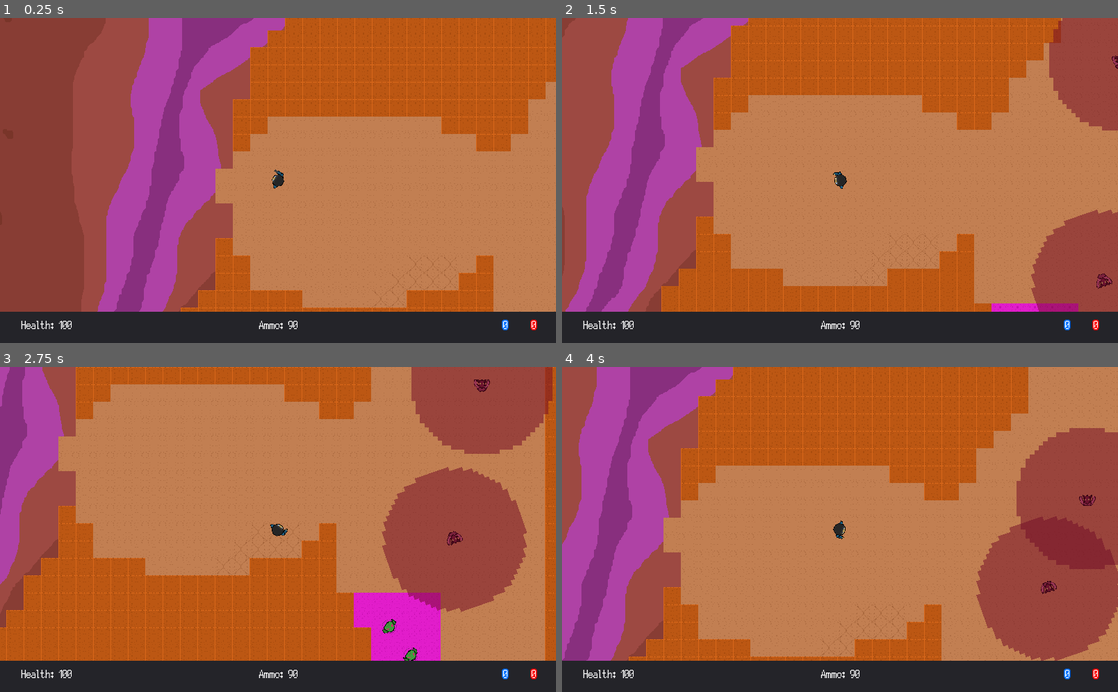
Above: before the commit, frames 1-4 (two rows, left to right).
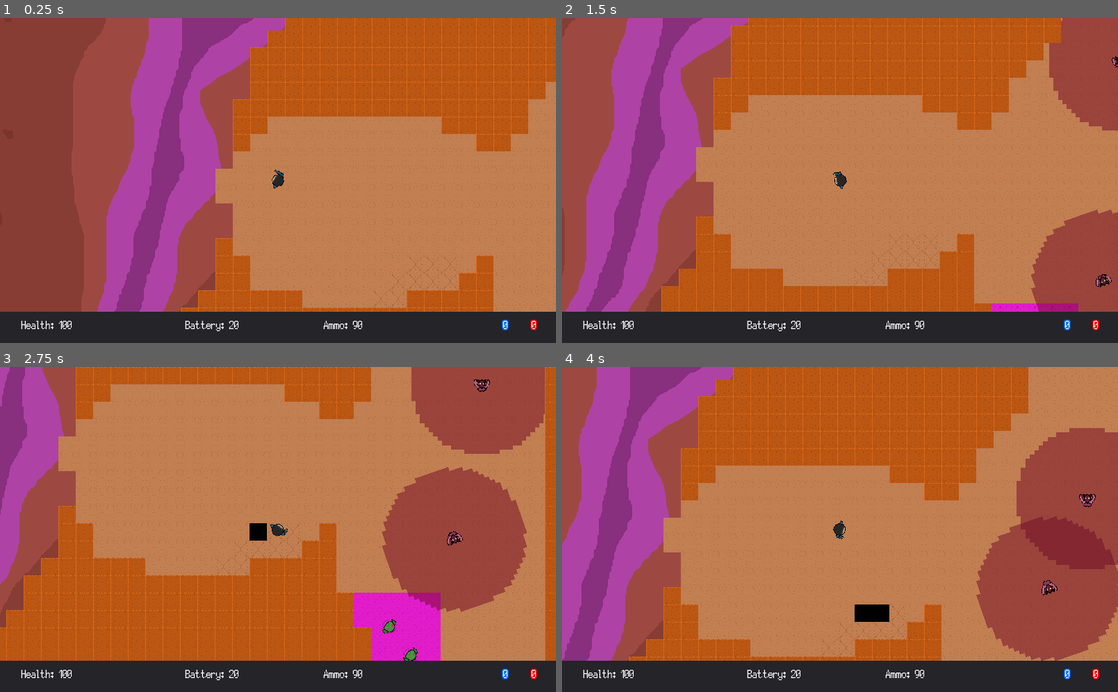
Above: after the commit, the same moments.

Repository: RanaIsHere/xenoterminated
Game: Godot game, scene res://scenes/world/stage_1.tscn
Two runs of this game, one before a commit and one after it. Both use one fixed random seed, a clock stepped at 60 frames per second and the inputs below.
Inputs (mouse positions are in pixels of both pictures, inside the frame that each line leads up to):
- Up to frame 1 (0.25 s): no input
- Up to frame 2 (1.5 s): move the mouse to (962, 164) at 0.52 s; hold D (right) 0.53-1.28 s; tap Space (observe) at 0.6 s; tap E (shoot) at 0.8, 1.35 s; move the mouse to (728, 196) at 1.27 s; hold S (down) from 1.28 s (still down)
- Up to frame 3 (2.75 s): tap Space (observe) at 1.55, 2.1 s; move the mouse to (333, 458) at 2.02 s; release S (down) at 2.03 s; hold D (right) from 2.03 s (still down); tap E (shoot) at 2.3 s
- Up to frame 4 (4 s): move the mouse to (812, 594) at 2.77 s; release D (right) at 2.78 s; hold W (up) 2.78-3.53 s; tap E (shoot) at 2.85, 3.8 s; tap Space (observe) at 3.05, 3.6 s; move the mouse to (1006, 578) at 3.52 s; hold A (left) from 3.53 s (still down)

The runs differ from the first frame. In frame 1, 0.3% of the frame differs, in the area x 33-66%, y 93-97%; in frame 2, 0.4%; in frame 3, 0.7%; in frame 4, 0.8%, in the area x 33-96%, y 39-97%.

Commit message:
Xenoterminated v0.1.2
Add:
+ Added sounds to enemies (shoot, screech)
+ Battery for research now that it requires one to observe.
+ Tile collision (water slowdown, fragile floors)

Update:
+ Changed codes to be more stable for the basic enemy target system
+ Changed the points to be more dependent on choice in the start
+ Texture change
+ Changed collision for the Onizake
+ Adjusted detection radius for Neverao

Removed:
+ Removed a bug in the targeting system

Diff:
--- a/GUI/PlayerGUI.gd
+++ b/GUI/PlayerGUI.gd
@@ -5,6 +5,7 @@
 
 func _process(delta):
 	$Panel/AmmoPoint.text = "Ammo: " + str(Globals.playerAmmo)
+	$Panel/BatteryPoint.text = "Battery: " + str(Globals.playerBattery)
 	$Panel/HealthPoint.text = "Health: " + str(int(Globals.playerHealth))
 
 	$Panel/ResearchPoint.text = str(Globals.researchPoint)
--- a/GUI/PlayerGUI.tscn
+++ b/GUI/PlayerGUI.tscn
@@ -1,8 +1,12 @@
-[gd_scene load_steps=6 format=2]
+[gd_scene load_steps=8 format=2]
 
 [ext_resource path="res://font/Silver.ttf" type="DynamicFontData" id=1]
 [ext_resource path="res://GUI/PlayerGUI.gd" type="Script" id=2]
 [ext_resource path="res://GUI/PlayerGUI_FONT_1.tres" type="DynamicFont" id=3]
+
+[sub_resource type="DynamicFont" id=4]
+size = 32
+font_data = ExtResource( 1 )
 
 [sub_resource type="DynamicFont" id=1]
 size = 32
@@ -15,6 +19,11 @@
 outline_size = 2
 outline_color = Color( 0, 0.443137, 1, 1 )
 font_data = ExtResource( 1 )
+
+[sub_resource type="Environment" id=3]
+glow_enabled = true
+glow_blend_mode = 0
+glow_bicubic_upscale = true
 
 [node name="PlayerGUI" type="Control"]
 anchor_top = 1.0
@@ -35,16 +44,33 @@
 }
 
 [node name="AmmoPoint" type="Label" parent="Panel"]
-anchor_left = 0.5
+anchor_left = 0.618
 anchor_top = 0.5
-anchor_right = 0.5
+anchor_right = 0.618
 anchor_bottom = 0.5
-margin_left = -47.5
+margin_left = -47.3796
 margin_top = -18.5
-margin_right = 47.5
+margin_right = 47.6204
 margin_bottom = 18.5
 custom_fonts/font = ExtResource( 3 )
 text = "Ammo: NULL"
+align = 1
+valign = 1
+__meta__ = {
+"_edit_use_anchors_": false
+}
+
+[node name="BatteryPoint" type="Label" parent="Panel"]
+anchor_left = 0.382
+anchor_top = 0.5
+anchor_right = 0.382
+anchor_bottom = 0.5
+margin_left = -65.8726
+margin_top = -18.5
+margin_right = 66.1274
+margin_bottom = 18.5
+custom_fonts/font = SubResource( 4 )
+text = "Battery:: NULL"
 align = 1
 valign = 1
 __meta__ = {
@@ -99,3 +125,6 @@
 __meta__ = {
 "_edit_use_anchors_": false
 }
+
+[node name="WorldEnvironment" type="WorldEnvironment" parent="."]
+environment = SubResource( 3 )
--- a/project.godot
+++ b/project.godot
@@ -22,6 +22,7 @@
 [autoload]
 
 Globals="*res://scenes/globals.gd"
+PlayerPos="*res://sprite/player/playerPos.gd"
 
 [display]
 
--- a/scenes/globals.gd
+++ b/scenes/globals.gd
@@ -2,11 +2,16 @@
 
 var playerHealth = 100
 var playerAmmo
+var playerBattery
+var playerSpeed
 
 var allowInput = true
 var researchPoint = 0
 var soldierPoint = 0
 
+var collidedBodies : Array
+
 func _process(delta):
 	if Globals.playerHealth < 0:
 		playerHealth = 0
+	#print (collidedBodies)
--- a/scenes/world/stage_1.gd
+++ b/scenes/world/stage_1.gd
@@ -7,15 +7,29 @@
 	if indexTile == -1:
 		Globals.playerHealth = 0
 
-	#print(indexTile)
+	if indexTile == 3:
+		breakTile(tileMap)
+
+	if indexTile == 4:
+		Globals.playerSpeed = 150
+	else:
+		Globals.playerSpeed = 200
+
+	print(indexTile)
+
+func breakTile(var tileMap):
+	yield(get_tree().create_timer(0.2), "timeout")
+
+	$theCliffsground.set_cellv(tileMap, -1)
 
 func _physics_process(delta):
-	if get_node("Neverao"):
-		$Neverao.look_at(get_node("Player").position)
-		$Neverao/AnimatedSprite/left.look_at(get_node("Player").position)
-		$Neverao/AnimatedSprite/right.look_at(get_node("Player").position)
+	#if  $Neverao != null:
+	#	$Neverao.look_at(get_node("Player").position)
+	#	$Neverao/AnimatedSprite/left.look_at(get_node("Player").position)
+	#	$Neverao/AnimatedSprite/right.look_at(get_node("Player").position)
 
-	if get_node("Neverao2"):
-		$Neverao2.look_at(get_node("Player").position)
-		$Neverao2/AnimatedSprite/left.look_at(get_node("Player").position)
-		$Neverao2/AnimatedSprite/right.look_at(get_node("Player").position)
+	#if $Neverao2 != null:
+	#	$Neverao2.look_at(get_node("Player").position)
+	#	$Neverao2/AnimatedSprite/left.look_at(get_node("Player").position)
+	#	$Neverao2/AnimatedSprite/right.look_at(get_node("Player").position)
+	pass
--- a/scenes/world/stage_1.tscn
+++ b/scenes/world/stage_1.tscn
@@ -10,6 +10,7 @@
 [ext_resource path="res://tiles/world/stage_1/WaterTexture.tres" type="Texture" id=8]
 [ext_resource path="res://sprite/enemy/Neverao.tscn" type="PackedScene" id=9]
 [ext_resource path="res://sprite/enemy/Onizake.tscn" type="PackedScene" id=10]
+[ext_resource path="res://tiles/world/stage_1/ground/sprite_0.png" type="Texture" id=11]
 
 [sub_resource type="NavigationPolygon" id=1]
 vertices = PoolVector2Array( 32, 32, 0, 32, 0, 0, 32, 0 )
@@ -86,6 +87,19 @@
 } ]
 0/z_index = 0
 
+[sub_resource type="Shader" id=5]
+code = "shader_type canvas_item;
+
+uniform vec4 color = vec4(0, 0, 0, 1);
+
+void fragment() {
+	COLOR = vec4(color);
+}"
+
+[sub_resource type="ShaderMaterial" id=6]
+shader = SubResource( 5 )
+shader_param/color = Plane( 0, 0, 0, 1 )
+
 [node name="stage_1" type="Node2D"]
 script = ExtResource( 7 )
 
@@ -108,7 +122,7 @@
 tile_data = PoolIntArray( -2424831, 0, 0, -2424830, 0, 0, -2424829, 0, 0, -2424828, 0, 0, -2424827, 0, 0, -2424826, 0,  …(36241 unchanged characters)…
 
 [node name="Non_GUI" type="CanvasLayer" parent="."]
-layer = -1
+layer = -2
 follow_viewport_enable = true
 
 [node name="the_cliffs_stage_1" type="Sprite" parent="Non_GUI"]
@@ -135,11 +149,13 @@
 
 [node name="Neverao" parent="." groups=[
 "enemies",
+"turret",
 ] instance=ExtResource( 9 )]
 position = Vector2( 1001.2, 691.417 )
 
 [node name="Neverao2" parent="." groups=[
 "enemies",
+"turret",
 ] instance=ExtResource( 9 )]
 position = Vector2( 961.66, 638.794 )
 
@@ -153,3 +169,10 @@
 ] instance=ExtResource( 10 )]
 position = Vector2( 1126.81, 607.865 )
 rotation = -3.47495
+
+[node name="backgroundEmpty" type="Sprite" parent="."]
+material = SubResource( 6 )
+position = Vector2( 1071.54, 748.052 )
+scale = Vector2( 38.9259, 38.9259 )
+z_index = -2
+texture = ExtResource( 11 )
--- a/sprite/enemy/Neverao.gd
+++ b/sprite/enemy/Neverao.gd
@@ -7,6 +7,11 @@
 
 var oneShot = 0
 
+var collided : Array
+
+func ready():
+	set_physics_process(false)
+
 func shoot():
 	var p_w1 = projWater.instance()
 	var p_w2 = projWater.instance()
@@ -15,6 +20,8 @@
 	p_w1.transform = $AnimatedSprite/left.global_transform
 	owner.add_child(p_w2)
 	p_w2.transform = $AnimatedSprite/right.global_transform
+
+	$AnimatedSprite/AudioStreamPlayer2D.playing = true
 
 func _process(delta):
 	oneShot = 0
@@ -28,6 +35,26 @@
 	if c_t > max_t and oneShot == 0:
 		c_t = 0.0
 		oneShot = 1
-		shoot()
+		if Globals.collidedBodies.size() > 0:
+			shoot()
 
-	print(c_t)
+	Globals.collidedBodies = collided
+
+	#print(c_t)
+
+func _physics_process(delta):
+	if Globals.collidedBodies.size() > 0:
+		look_at(Globals.collidedBodies[0].position)
+		$AnimatedSprite/left.look_at(Globals.collidedBodies[0].position)
+		$AnimatedSprite/right.look_at(Globals.collidedBodies[0].position)
+
+func _on_areaRadius_body_entered(body):
+	if body.name == "Player":
+		collided.append(body)
+		set_physics_process(true)
+
+
+func _on_areaRadius_body_exited(body):
+	if body.name == "Player":
+		collided.remove(collided.find(body))
+		set_physics_process(false)
--- a/sprite/enemy/Neverao.tscn
+++ b/sprite/enemy/Neverao.tscn
@@ -1,7 +1,8 @@
-[gd_scene load_steps=12 format=2]
+[gd_scene load_steps=14 format=2]
 
 [ext_resource path="res://sprite/enemy/Neverao.png" type="Texture" id=1]
 [ext_resource path="res://sprite/enemy/Neverao.gd" type="Script" id=2]
+[ext_resource path="res://sounds/NeveraoShoot.wav" type="AudioStream" id=3]
 
 [sub_resource type="AtlasTexture" id=1]
 atlas = ExtResource( 1 )
@@ -42,6 +43,9 @@
 [sub_resource type="CircleShape2D" id=9]
 radius = 11.4287
 
+[sub_resource type="CircleShape2D" id=10]
+radius = 512.0
+
 [node name="Neverao" type="KinematicBody2D"]
 script = ExtResource( 2 )
 
@@ -57,5 +61,16 @@
 [node name="right" type="Position2D" parent="AnimatedSprite"]
 position = Vector2( 12.4123, 6.24334 )
 
+[node name="AudioStreamPlayer2D" type="AudioStreamPlayer2D" parent="AnimatedSprite"]
+stream = ExtResource( 3 )
+volume_db = 6.0
+
 [node name="CollisionShape2D" type="CollisionShape2D" parent="."]
 shape = SubResource( 9 )
+
+[node name="areaRadius" type="Area2D" parent="."]
+
+[node name="CollisionShape2D" type="CollisionShape2D" parent="areaRadius"]
+shape = SubResource( 10 )
+[connection signal="body_entered" from="areaRadius" to="." method="_on_areaRadius_body_entered"]
+[connection signal="body_exited" from="areaRadius" to="." method="_on_areaRadius_body_exited"]
--- a/sprite/enemy/Onizake.gd
+++ b/sprite/enemy/Onizake.gd
@@ -29,7 +29,9 @@
 func _on_radius_body_entered(body):
 	if body.name == "Player":
 		set_process(true)
+		$radius/AudioStreamPlayer2D.playing = true
 
 func _on_radius_body_exited(body):
 	if body.name == "Player":
 		set_process(false)
+		$radius/AudioStreamPlayer2D.playing = false
--- a/sprite/enemy/Onizake.tscn
+++ b/sprite/enemy/Onizake.tscn
@@ -1,8 +1,9 @@
-[gd_scene load_steps=11 format=2]
+[gd_scene load_steps=12 format=2]
 
 [ext_resource path="res://sprite/enemy/onizake.png" type="Texture" id=1]
 [ext_resource path="res://sprite/enemy/Onizake.gd" type="Script" id=2]
 [ext_resource path="res://sprite/enemy/shape.png" type="Texture" id=3]
+[ext_resource path="res://sounds/screechOnizake.wav" type="AudioStream" id=4]
 
 [sub_resource type="AtlasTexture" id=1]
 atlas = ExtResource( 1 )
@@ -39,11 +40,12 @@
 
 [node name="AnimatedSprite" type="AnimatedSprite" parent="."]
 frames = SubResource( 5 )
-frame = 3
+frame = 1
 playing = true
 
 [node name="CollisionShape2D" type="CollisionShape2D" parent="."]
 shape = SubResource( 6 )
+one_way_collision = true
 
 [node name="radius" type="Area2D" parent="."]
 
@@ -52,6 +54,11 @@
 
 [node name="Sprite" type="Sprite" parent="radius"]
 scale = Vector2( 8.13815, 8.13815 )
+z_index = -1
 texture = ExtResource( 3 )
+
+[node name="AudioStreamPlayer2D" type="AudioStreamPlayer2D" parent="radius"]
+stream = ExtResource( 4 )
+volume_db = 6.0
 [connection signal="body_entered" from="radius" to="." method="_on_radius_body_entered"]
 [connection signal="body_exited" from="radius" to="." method="_on_radius_body_exited"]
--- a/sprite/player/Player.gd
+++ b/sprite/player/Player.gd
@@ -2,8 +2,9 @@
 
 var allowShot = 0
 
-var playerSpeed = 200
+const playerSpeed = 200
 
+const MAXBATT = 20
 const MAXAMMO = 90
 
 var velocity = Vector2.ZERO
@@ -17,12 +18,15 @@
 	playerAnimated.connect("animation_finished", self, "idle")
 
 	Globals.playerAmmo = MAXAMMO
+	Globals.playerBattery = MAXBATT
+	Globals.playerSpeed = playerSpeed
 
 func observe():
 	var s_a = scanArea.instance()
 
 	owner.add_child(s_a)
 	s_a.translate(get_global_mouse_position())
+	Globals.playerBattery -= 1
 
 func shoot():
 	var b_t = bullet.instance()
@@ -64,20 +68,24 @@
 		velocity.x -= 1
 		walk()
 	if velocity == Vector2.ZERO:
-		if Input.is_action_just_pressed("shoot") and allowShot == 0 and Globals.playerAmmo != 0:
-			shoot()
+		if Globals.researchPoint == 0:
+			if Input.is_action_just_pressed("shoot") and allowShot == 0 and Globals.playerAmmo != 0:
+				shoot()
 
-		if Input.is_action_just_pressed("observe"):
-			observe()
+		if Globals.soldierPoint == 0:
+			if Input.is_action_just_pressed("observe"):
+				observe()
 
 
-	velocity = velocity.normalized() * playerSpeed
+	velocity = velocity.normalized() * Globals.playerSpeed
 
 	velocity = move_and_slide(velocity, velocity, false, 4, PI / 4, false)
 
 func _process(_delta):
 	if Globals.playerAmmo < 0:
 		Globals.playerAmmo = 0
+	if Globals.playerBattery < 0:
+		Globals.playerBattery = 0
 
 func _physics_process(_delta):
 	if Globals.allowInput == true:
--- /dev/null
+++ b/sprite/player/PlayerGlobals.gd
@@ -0,0 +1,16 @@
+extends KinematicBody2D
+
+
+# Declare member variables here. Examples:
+# var a = 2
+# var b = "text"
+
+
+# Called when the node enters the scene tree for the first time.
+func _ready():
+	pass # Replace with function body.
+
+
+# Called every frame. 'delta' is the elapsed time since the previous frame.
+#func _process(delta):
+#	pass
--- /dev/null
+++ b/sprite/player/playerPos.gd
@@ -0,0 +1,6 @@
+extends Position2D
+
+onready var playerPos = $"."
+
+func _ready():
+	pass
Not shown, changed: export_presets.cfg
Not shown: 1 places in scenes/world/stage_1.tscn that only renumber resources
Not shown, added: sounds/NeveraoShoot.wav.import
Not shown, added: sounds/screechOnizake.wav.import
Not shown, added: sounds/NeveraoShoot.wav
Not shown, added: sounds/screechOnizake.wav
Not shown, added: sounds/screechOnizakeAup.aup
Not shown, added: sounds/screechOnizakeAup_data/e08/d08/e08089d7.au
Not shown, added: sounds/screechOnizakeAup_data/e08/d08/e0808d76.au
